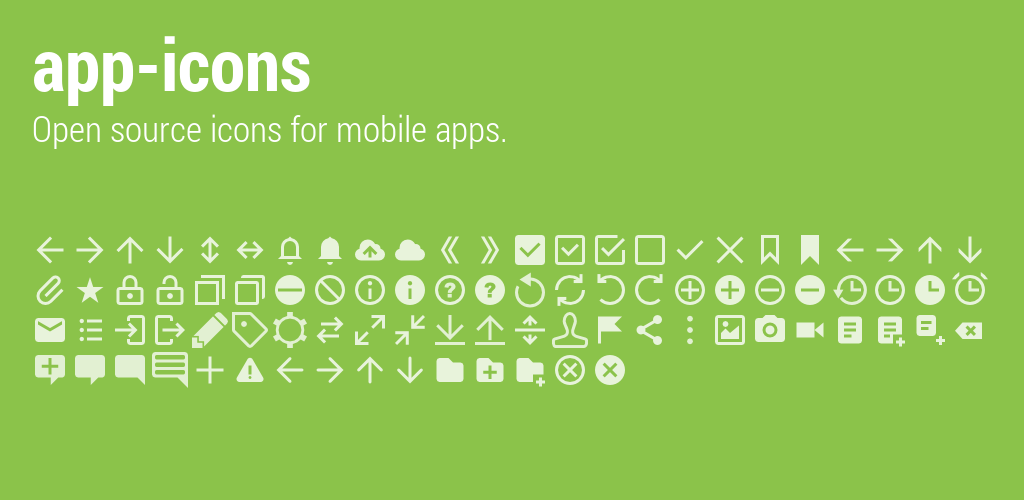
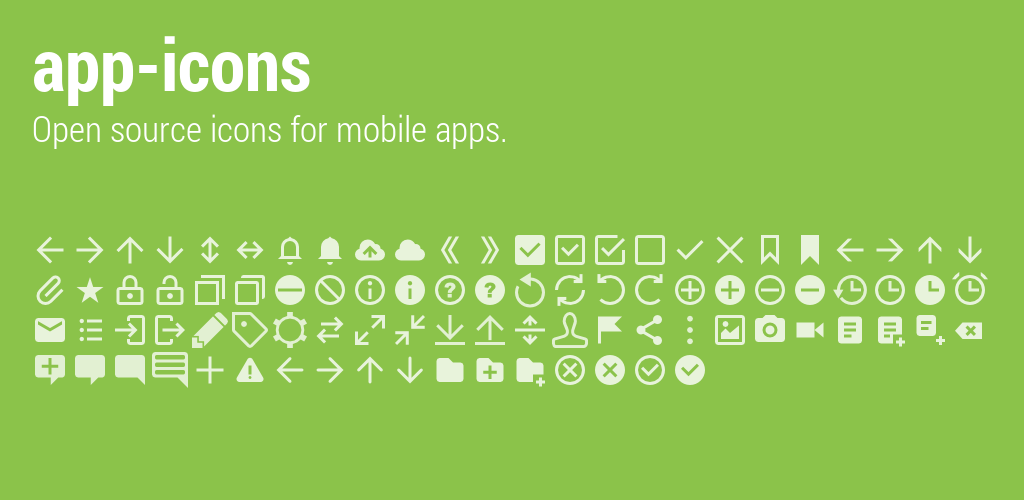
Revision of a layered 1024x500 image; what changed, layer by layer:
added layer "ic_action_check5.png" above "ic_action_check4.png" over [675, 355, 705, 385]
added layer "ic_action_check4.png" above "ic_action_close2.png" over [635, 355, 665, 385]
